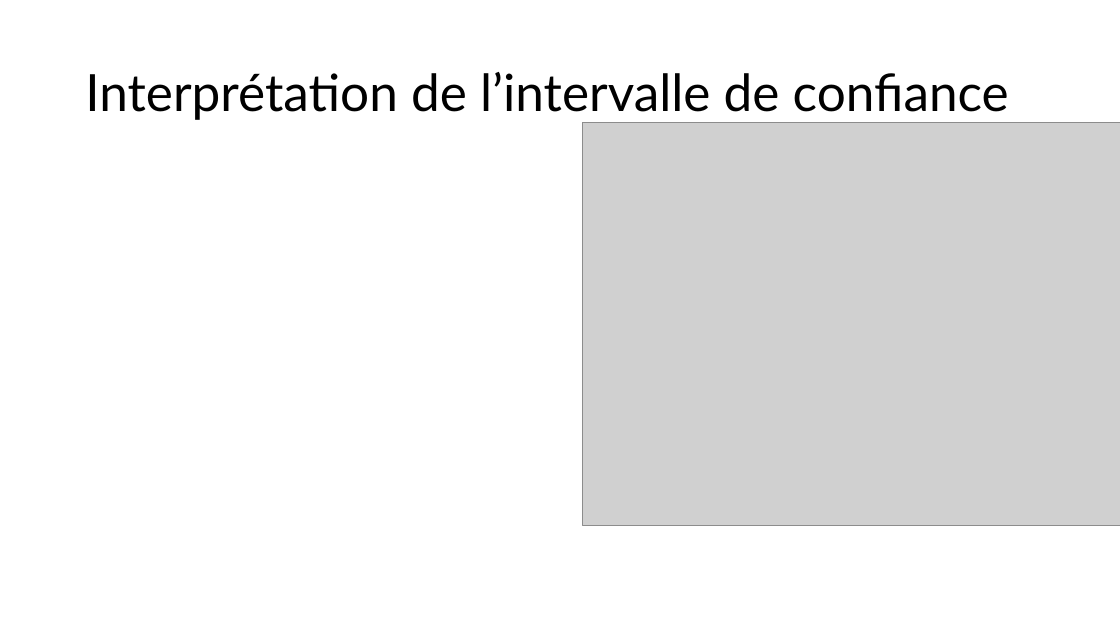
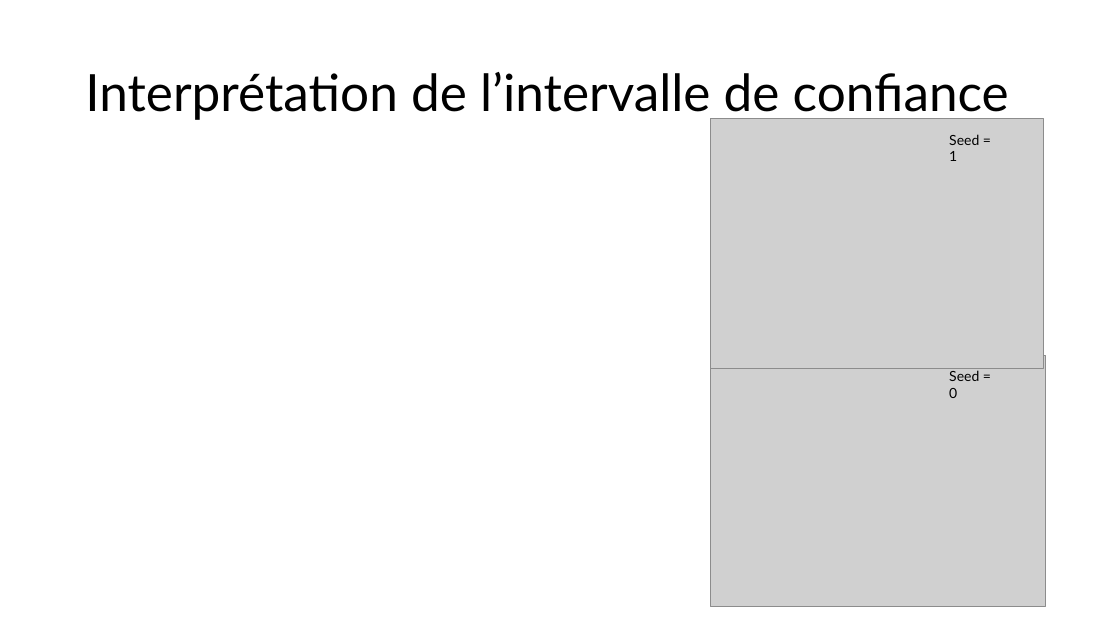
Before and after one commit to antoine-pt/MEC8211, a slide deck: slide 10 of MEC8211-Devoir3.pptx. Drawn at 1120x630 pixels with LibreOffice and Linux fonts; fonts in the diff are those of the drawing; grey boxes stand for pictures. Boxes give left, top, right and bottom in pixels: in the first picture for what was removed or moved away, otherwise in the second. Text is boxed around its words. In the diff, an @@ line names an element or a change of style, - is before the commit and + after.

```diff
--- a/MEC8211-Devoir3.pptx
+++ b/MEC8211-Devoir3.pptx
@@ picture added at bbox=[711, 118, 1044, 368] @@
@@ text added at bbox=[949, 134, 979, 161], 12 pt, text #000000 @@
+Seed = 1
@@ picture: place and size @@
-picture at bbox=[582, 123, 1120, 526]
+picture at bbox=[711, 355, 1046, 607]
@@ text added at bbox=[949, 370, 979, 398], 12 pt, text #000000 @@
+Seed = 0
```
